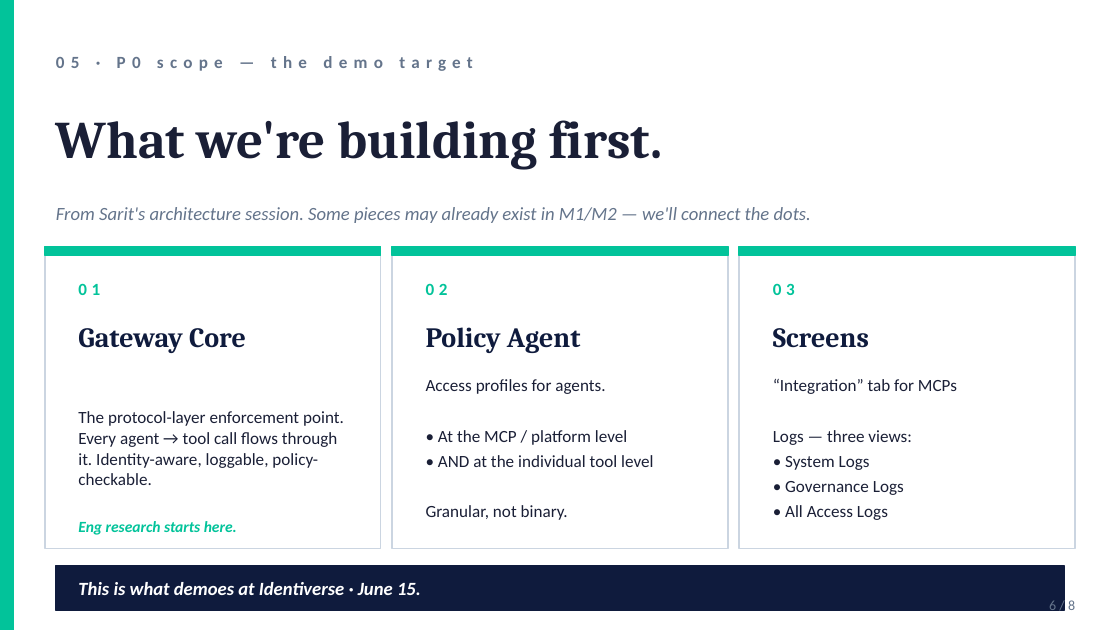
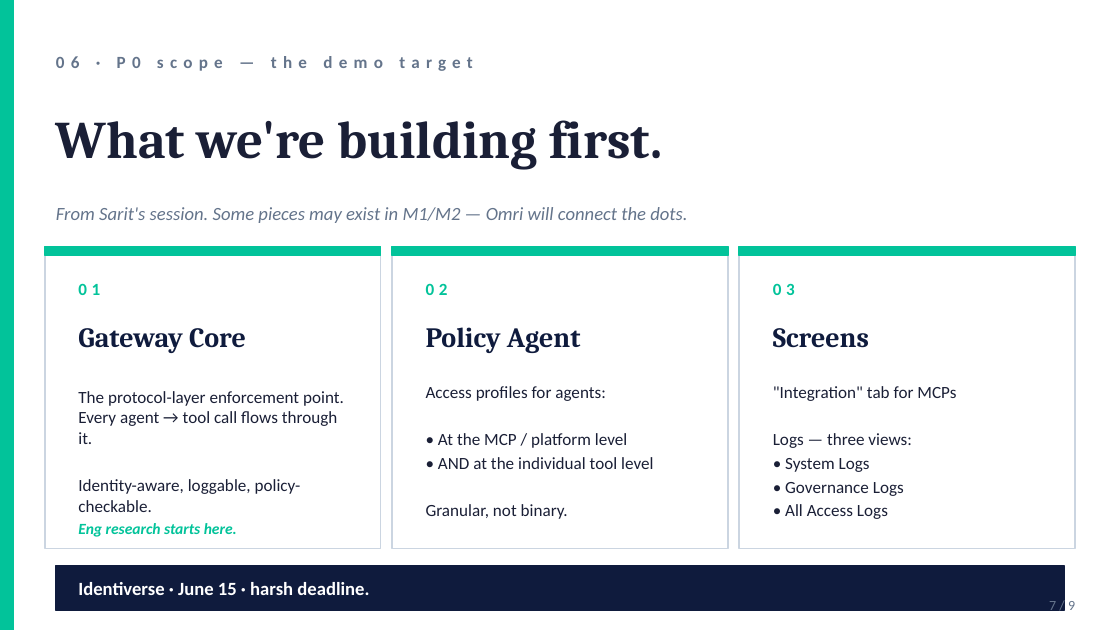
Before and after one commit to Lorch19/ol-linx-agent, a slide deck: slide 7 of artifacts/eng-prekickoff-2026-04-27.pptx (slide 6 before the commit). Drawn at 1120x630 pixels with LibreOffice and Linux fonts; fonts in the diff are those of the drawing. Boxes give left, top, right and bottom in pixels: in the first picture for what was removed or moved away, otherwise in the second. Text is boxed around its words. In the diff, an @@ line names an element or a change of style, - is before the commit and + after.

```diff
--- a/artifacts/eng-prekickoff-2026-04-27.pptx
+++ b/artifacts/eng-prekickoff-2026-04-27.pptx
@@ text at bbox=[56, 56, 473, 71]: text changed @@
-05 · P0 scope — the demo target
+06 · P0 scope — the demo target
@@ text at bbox=[56, 207, 687, 223]: text changed @@
-From Sarit's architecture session. Some pieces may already exist in M1/M2 — we'll connect the dots.
+From Sarit's session. Some pieces may exist in M1/M2 — Omri will connect the dots.
@@ text at bbox=[426, 386, 606, 401]: text changed @@
-Access profiles for agents.
+Access profiles for agents:
@@ text at bbox=[773, 386, 956, 401]: text changed @@
-“Integration” tab for MCPs
+"Integration" tab for MCPs
@@ text at bbox=[78, 391, 344, 512]: text changed @@
-The protocol-layer enforcement point. Every agent → tool call flows through it. Identity-aware, loggable, policy-checkable.
+The protocol-layer enforcement point. Every agent → tool call flows through it.
+Identity-aware, loggable, policy-checkable.
@@ text at bbox=[426, 433, 653, 519]: less space between paragraphs @@
@@ text at bbox=[773, 433, 912, 519]: less space between paragraphs @@
@@ text at bbox=[78, 582, 369, 595]: text changed; italic off @@
-This is what demoes at Identiverse · June 15.
+Identiverse · June 15 · harsh deadline.
@@ text at bbox=[1049, 601, 1075, 614]: text changed @@
-6 / 8
+7 / 9
```
Also in this commit, not shown: 5 other slides changed, 2 slides added, 1 slide removed, 1 other file.
